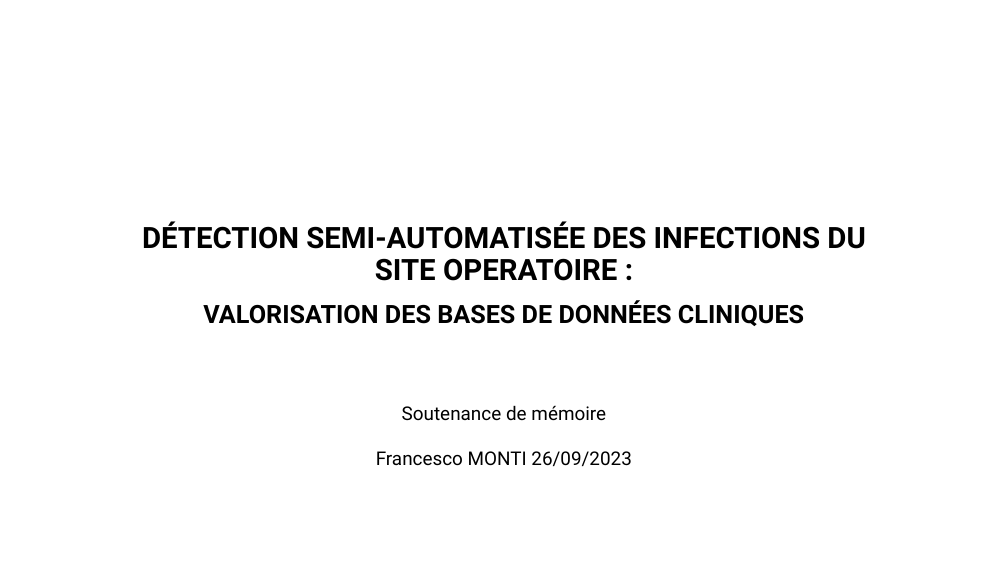
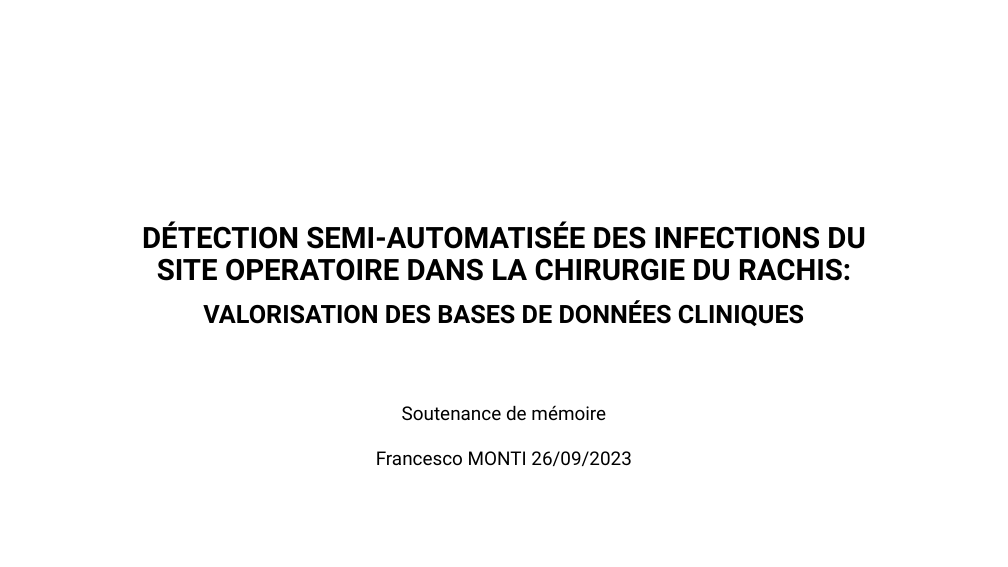
Before and after one commit to FrancescoMonti-source/theses_internes, a slide deck: slide 1 of memoire/reports/DÉTECTION SEMI-AUTOMATISÉE DES INFECTIONS POST-OPÉRATOIRES.pptx. Drawn at 1008x567 pixels with LibreOffice and Linux fonts; fonts in the diff are those of the drawing. Boxes give left, top, right and bottom in pixels: in the first picture for what was removed or moved away, otherwise in the second. Text is boxed around its words. In the diff, an @@ line names an element or a change of style, - is before the commit and + after.

```diff
--- a/memoire/reports/DÉTECTION SEMI-AUTOMATISÉE DES INFECTIONS POST-OPÉRATOIRES.pptx
+++ b/memoire/reports/DÉTECTION SEMI-AUTOMATISÉE DES INFECTIONS POST-OPÉRATOIRES.pptx
@@ title at [142, 221, 865, 281]: text changed @@
-DÉTECTION SEMI-AUTOMATISÉE DES INFECTIONS DU SITE OPERATOIRE :
+DÉTECTION SEMI-AUTOMATISÉE DES INFECTIONS DU SITE OPERATOIRE DANS LA CHIRURGIE DU RACHIS:
```
Also in this commit, not shown: 8 other slides changed, 2 slides added, 1 slide removed.
